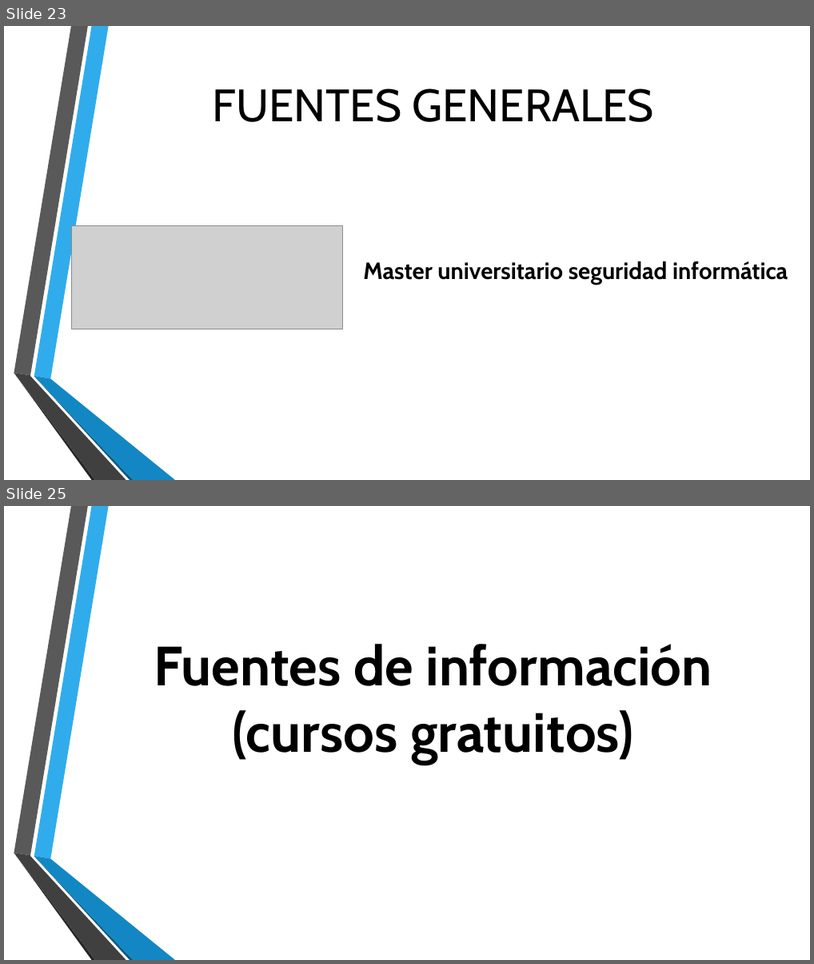
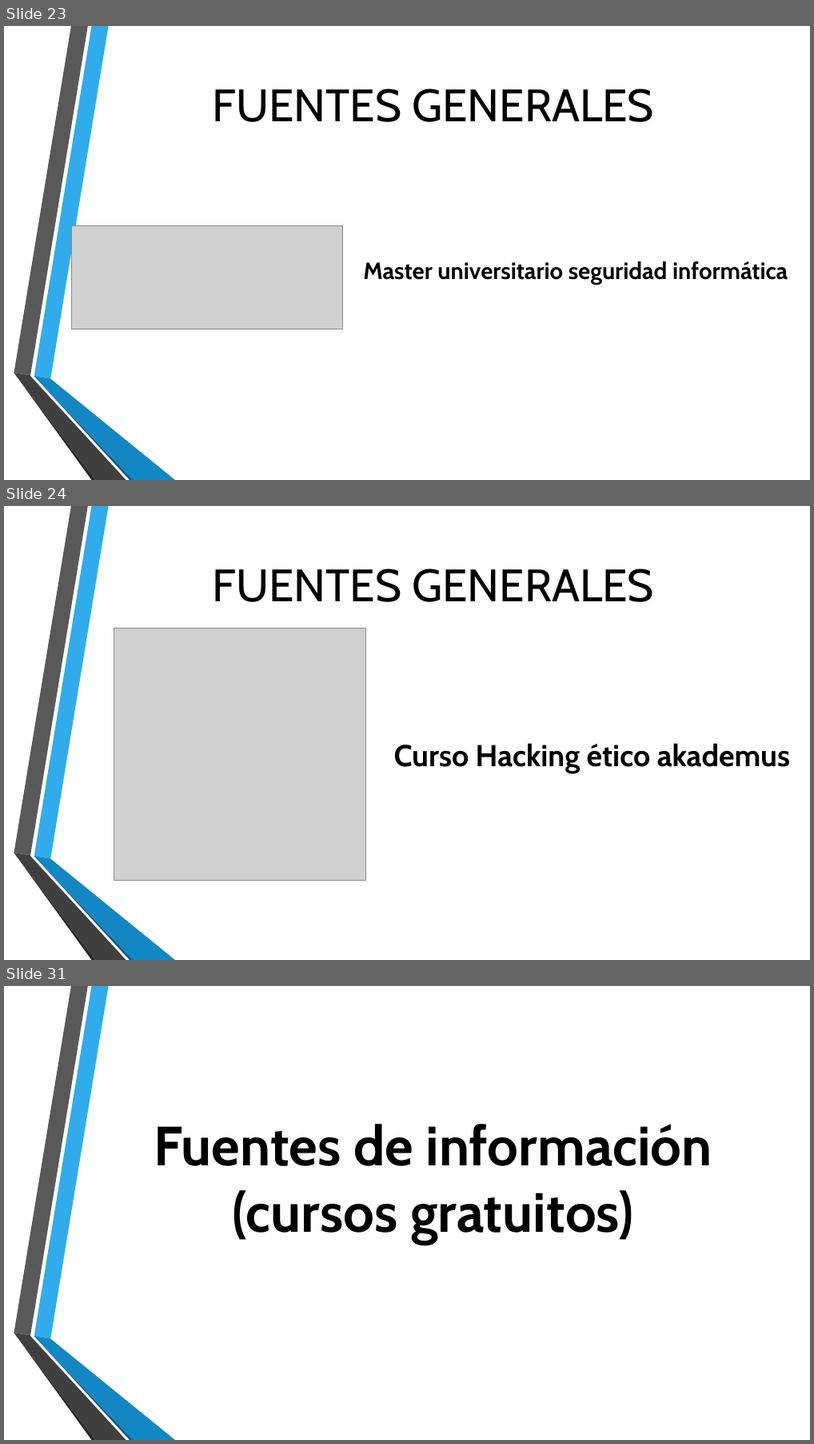
Before and after one commit to Rijaelto/TG1, a slide deck: TG1_final.pptx. Shown one above the other, each under a label of ours: slides 23 and 25 before the commit, slides 23, 24 and 31 after it; the slides between them are not shown. The pictures are 814x964 and 814x1444 pixels, drawn with LibreOffice and Linux fonts; fonts in the diff are those of the drawing; grey boxes stand for pictures; background and template pictures are left out. Boxes give left, top, right and bottom in pixels: in the first picture for what was removed or moved away, otherwise in the second. Text is boxed around its words. In the diff, an @@ line names an element or a change of style, - is before the commit and + after.

```diff
--- a/TG1_final.pptx
+++ b/TG1_final.pptx
@@ slide 24 added at (4,506,810,960), background picture (left out); not listed: 6 template elements that a slide beside it also shows @@
@@ title added at (213,568,654,602), 54 pt, text #000000 @@
+FUENTES GENERALES
@@ picture added at (114,628,366,880) @@
@@ text added at (394,743,790,773), 36 pt, text #000000, bold @@
+Curso Hacking ético akademus
@@ what was slide 25 is now slide 31 @@
```
Also in this commit, not shown: 6 other slides added, 1 slide removed.
